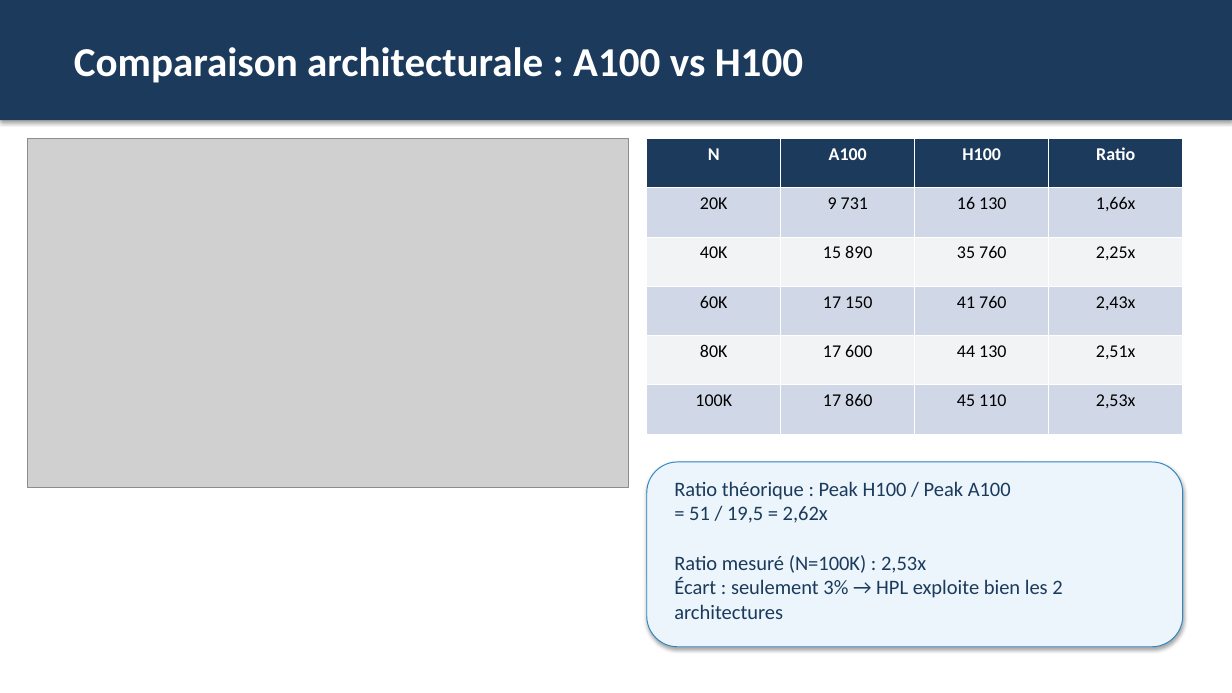
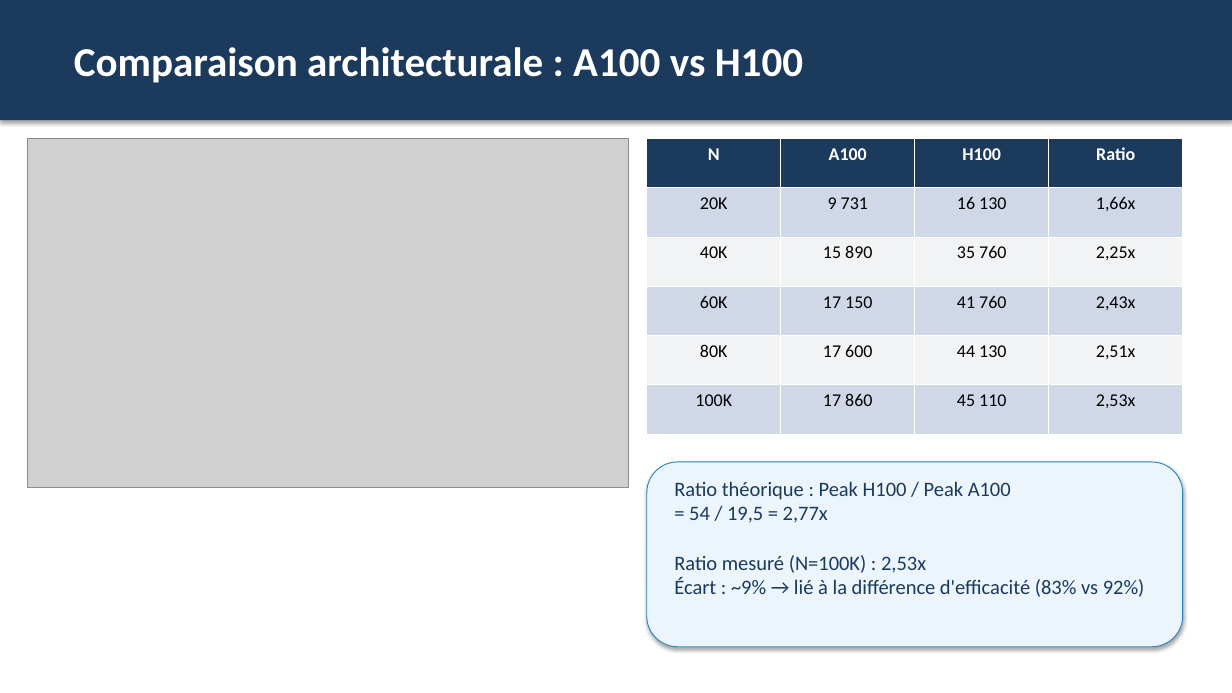
Before and after one commit to achraf-benmalk/mpna-local, a slide deck: slide 7 of project/presentation_finale/HPL_Resultats_Analyse.pptx. Drawn at 1232x693 pixels with LibreOffice and Linux fonts; fonts in the diff are those of the drawing; grey boxes stand for pictures. Boxes give left, top, right and bottom in pixels: in the first picture for what was removed or moved away, otherwise in the second. Text is boxed around its words. In the diff, an @@ line names an element or a change of style, - is before the commit and + after.

```diff
--- a/project/presentation_finale/HPL_Resultats_Analyse.pptx
+++ b/project/presentation_finale/HPL_Resultats_Analyse.pptx
@@ text at [674,481,1145,597]: text changed @@
-Ratio théorique : Peak H100 / Peak A100
-= 51 / 19,5 = 2,62x
-Ratio mesuré (N=100K) : 2,53x
-Écart : seulement 3% → HPL exploite bien les 2 architectures
+Ratio théorique : Peak H100 / Peak A100
+= 54 / 19,5 = 2,77x
+Ratio mesuré (N=100K) : 2,53x
+Écart : ~9% → lié à la différence d'efficacité (83% vs 92%)
```
Also in this commit, not shown: 5 other slides changed, 3 other files.
